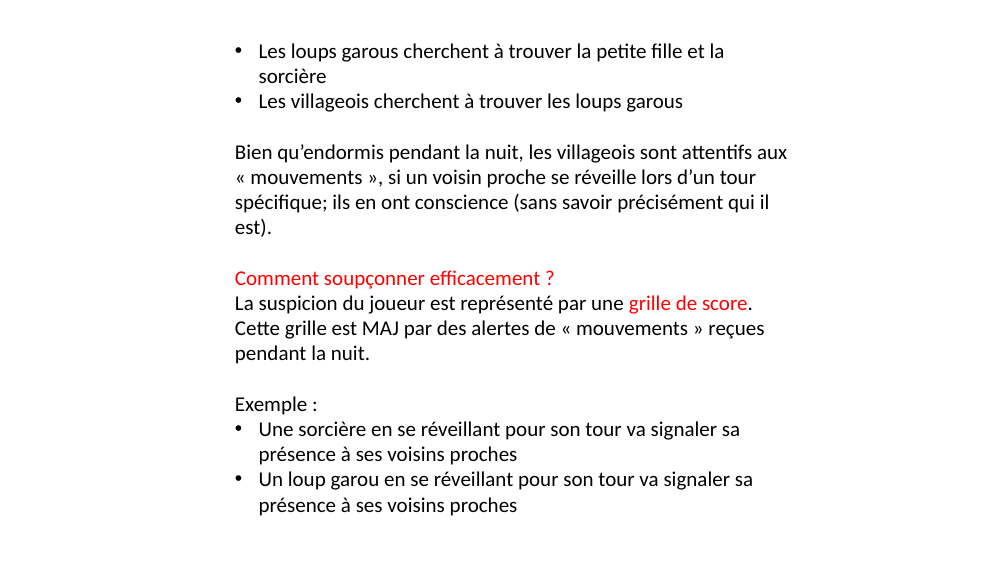
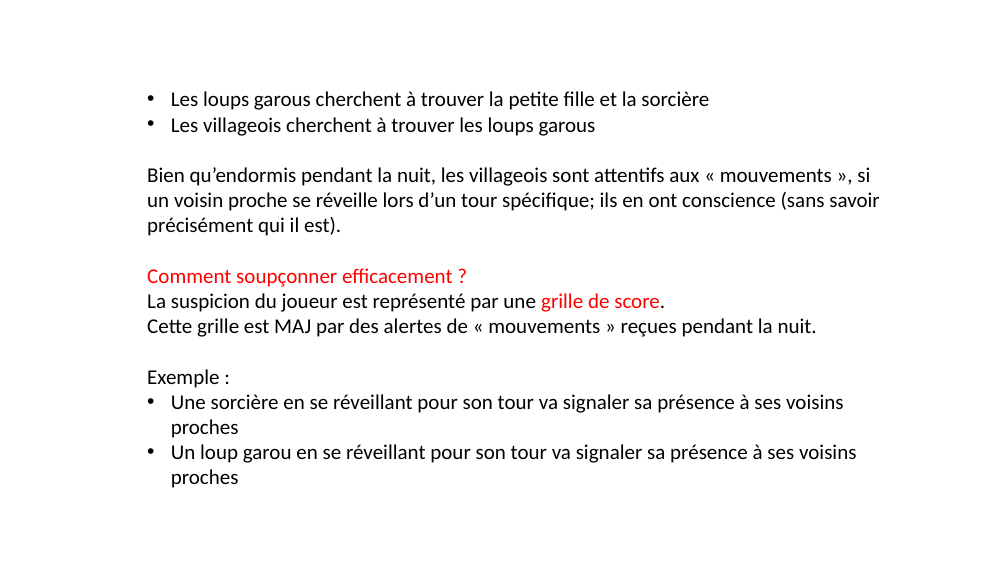
Before and after one commit to konamdav/Loup-Garou, a slide deck: slide 9 of README.pptx (slide 8 before the commit). Drawn at 1008x567 pixels with LibreOffice and Linux fonts; fonts in the diff are those of the drawing. Boxes give left, top, right and bottom in pixels: in the first picture for what was removed or moved away, otherwise in the second. Text is boxed around its words. In the diff, an @@ line names an element or a change of style, - is before the commit and + after.

```diff
--- a/README.pptx
+++ b/README.pptx
@@ text "Les loups garous cherchent à ..." rewrapped from <box>235,43,787,516</box> to <box>147,91,880,488</box> @@
```
Also in this commit, not shown: 2 slides added.
